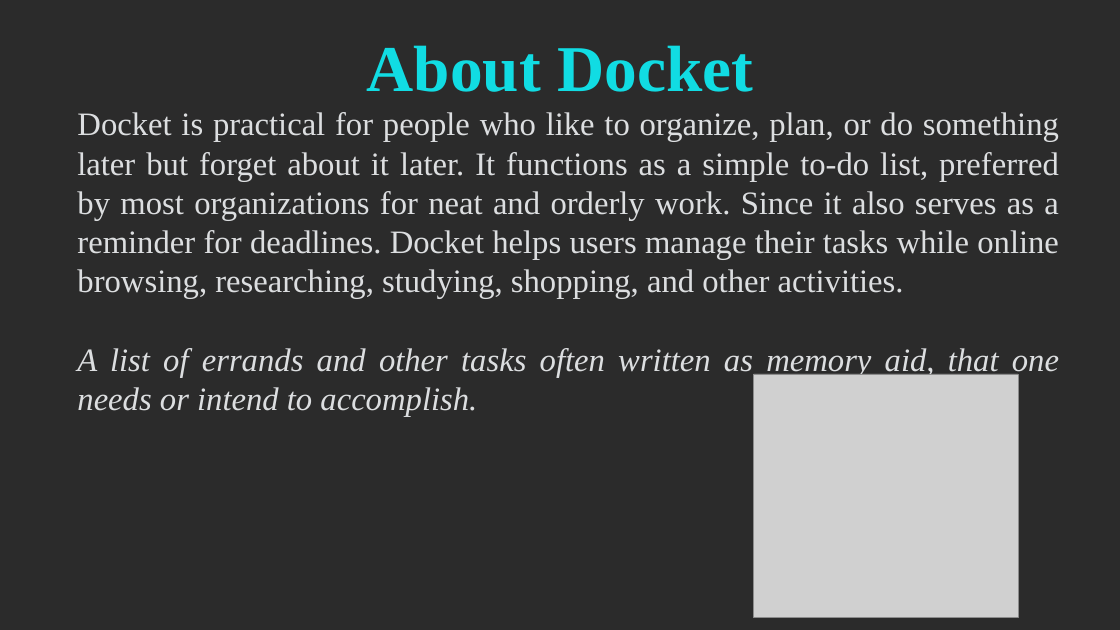
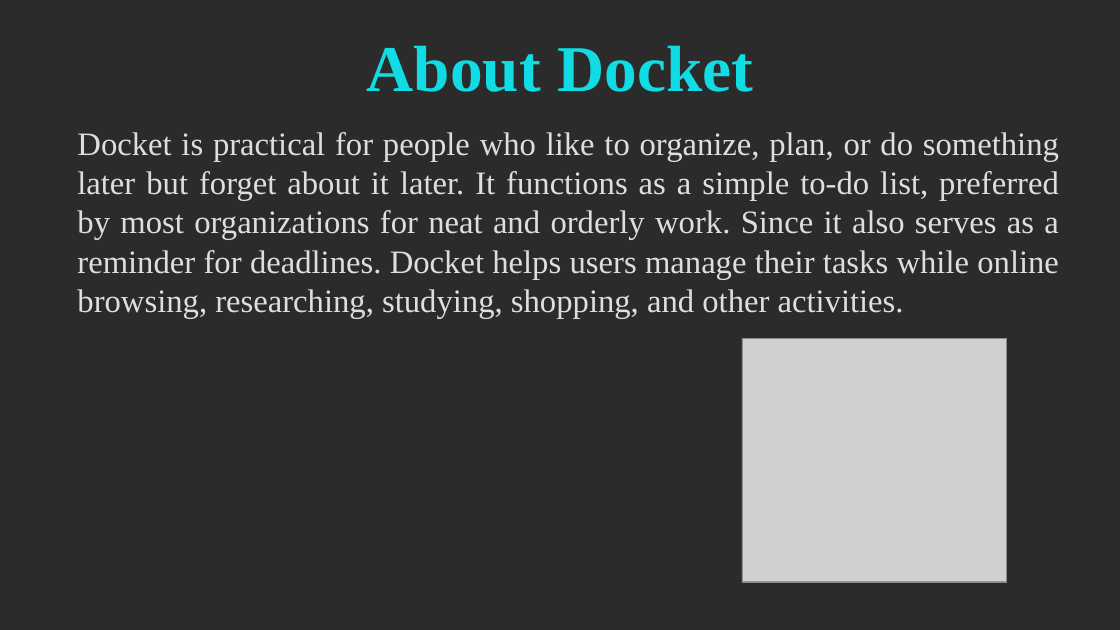
Before and after one commit to yashdahiya0/CS4540-Mozilla-Project-Group-7, a slide deck: slide 2 of doc/phase3/Final Presentation.pptx. Drawn at 1120x630 pixels with LibreOffice and Linux fonts; fonts in the diff are those of the drawing; grey boxes stand for pictures; background and template pictures are left out; a plain dark background stands for a picture behind light text. Boxes give left, top, right and bottom in pixels: in the first picture for what was removed or moved away, otherwise in the second. Text is boxed around its words. In the diff, an @@ line names an element or a change of style, - is before the commit and + after.

```diff
--- a/doc/phase3/Final Presentation.pptx
+++ b/doc/phase3/Final Presentation.pptx
@@ text "Docket is practical for people ..." moved from (x1=77, y1=112, x2=1059, y2=416) to (x1=77, y1=132, x2=1059, y2=318) @@
@@ text at (x1=77, y1=348, x2=1059, y2=416): paragraph removed @@
-A list of errands and other tasks often written as memory aid, that one needs or intend to accomplish.
@@ picture moved from (x1=754, y1=374, x2=1018, y2=617) to (x1=742, y1=338, x2=1006, y2=582) @@
```
Also in this commit, not shown: 1 other slide changed, 1 slide added.
